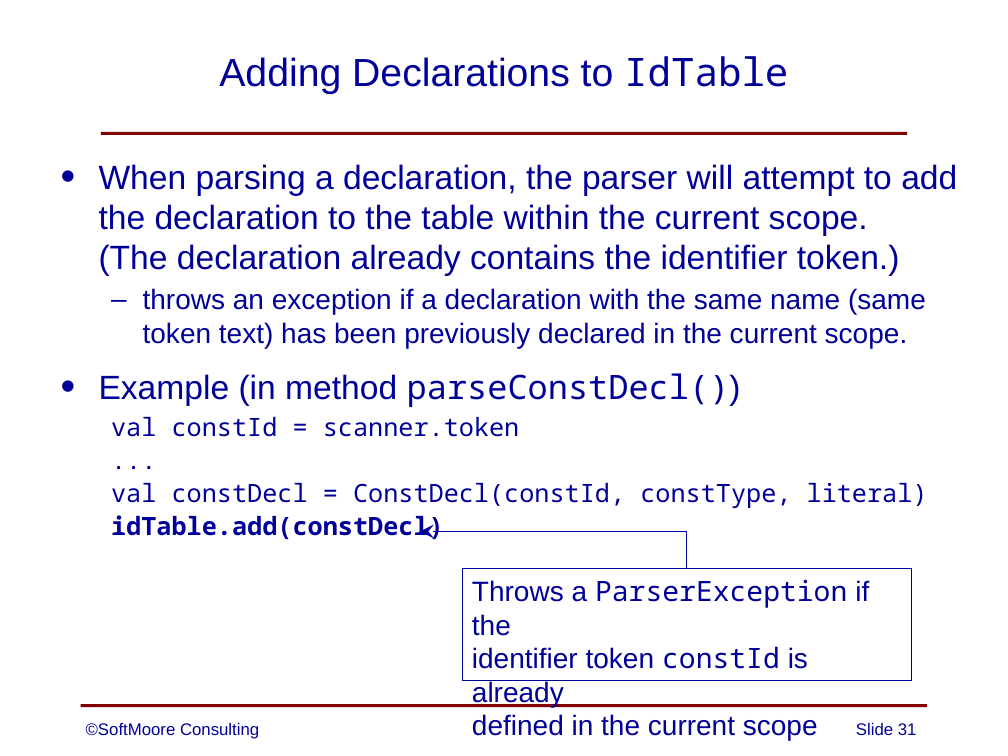
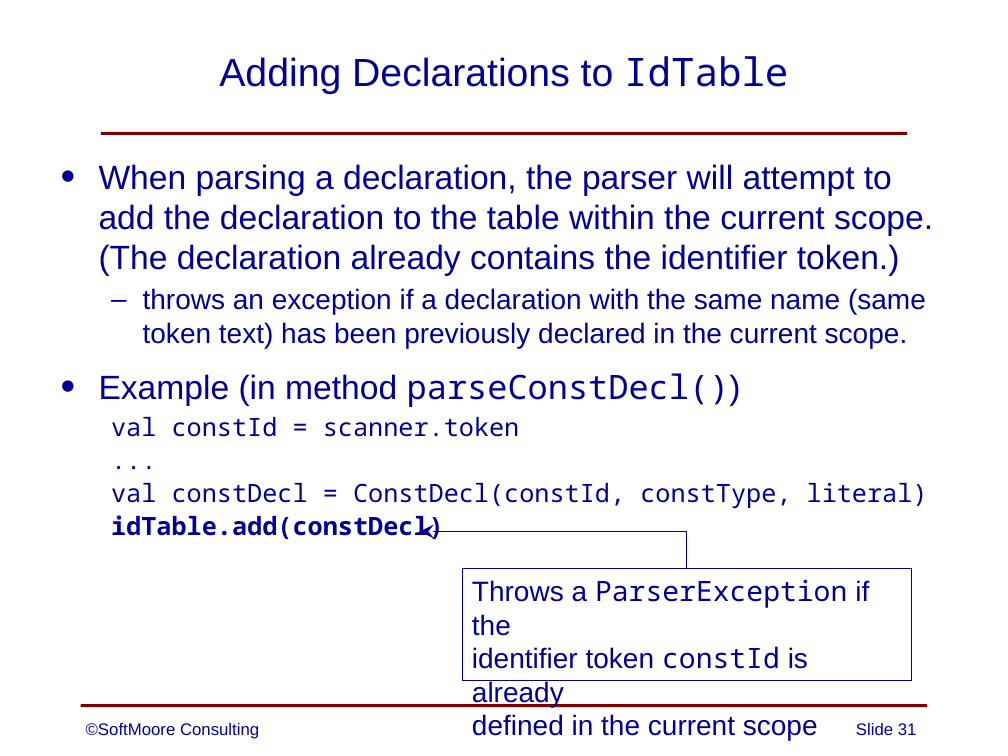
Before and after one commit to SoftMoore/CPRL-Kt-2nd, a slide deck: slide 31 of PowerPoints/08 - Abstract Syntax Trees.pptx. Drawn at 1008x756 pixels with LibreOffice and Linux fonts; fonts in the diff are those of the drawing. Boxes give left, top, right and bottom in pixels: in the first picture for what was removed or moved away, otherwise in the second. Text is boxed around its words. In the diff, an @@ line names an element or a change of style, - is before the commit and + after.

```diff
--- a/PowerPoints/08 - Abstract Syntax Trees.pptx
+++ b/PowerPoints/08 - Abstract Syntax Trees.pptx
@@ text "When parsing a declaration, the ..." rewrapped from bbox=[99, 164, 957, 539] to bbox=[99, 164, 933, 539] @@
```
Also in this commit, not shown: 12 other slides changed.
